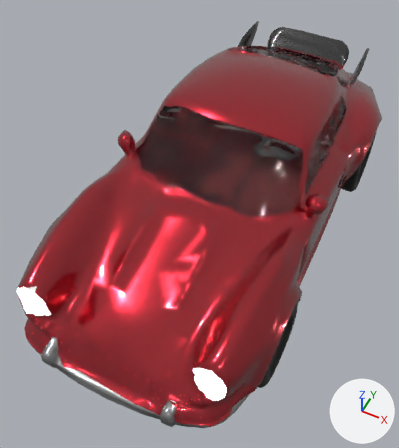
The glTF model public/car_model.glb as it was, and as the next commit left it.
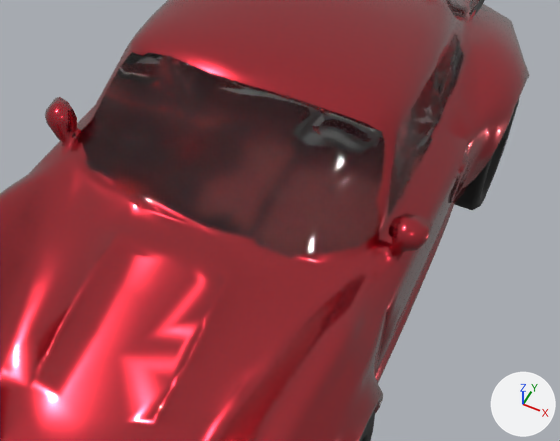
The first picture shows the older version from a 50 mm camera at (1.84, -4.67, 5.59) aimed at (-0.16, -0.67, 0.59). The close-ups show both versions on the part from 23% to 100% of the width and 17% to 71% of the height of that picture; other places that the commit changed are outside them. The lights are fixed; the arrows at lower right show +X, +Y and +Z. Where no turn or scale is listed for an object, it has been applied to the vertices. Vertices at the same position are counted once.

The older version as bpy lines, for what is in view:
```python
me_geometry_0_010 = bpy.data.meshes.new('geometry_0.010')
me_geometry_0_010.from_pydata(...)  # 1891 vertices, 3572 faces; spans x -1.35..1.33, y -2.16..2.1, z -0.7..0.33
# faces by material slot: [3371, 88, 113]
me_geometry_0_010.materials.append(mat_wheels)  # black #000000
me_geometry_0_010.materials.append(mat_body)  # red #b11226
me_geometry_0_010.materials.append(mat_all)  # white #ffffff
me_geometry_0_012 = bpy.data.meshes.new('geometry_0.012')
me_geometry_0_012.from_pydata(...)  # 313 vertices, 461 faces; spans x -1.03..1.0, y -0.92..2.16, z 0.54..1.17
# faces by material slot: [442, 19]
me_geometry_0_012.materials.append(mat_windows_1)  # light grey #cccccc
me_geometry_0_012.materials.append(mat_body)  # red #b11226
me_geometry_0_013 = bpy.data.meshes.new('geometry_0.013')
me_geometry_0_013.from_pydata(...)  # 4308 vertices, 7946 faces; spans x -1.37..1.36, y -2.88..3.07, z -0.54..1.26
# faces by material slot: [167, 44, 20, 58, 30, 137, 6979, 511]
me_geometry_0_013.materials.append(mat_wheels)  # black #000000
me_geometry_0_013.materials.append(mat_windows_1)  # light grey #cccccc
me_geometry_0_013.materials.append(mat_frontlamps)  # white #e7e7e7
me_geometry_0_013.materials.append(mat_backlamps)  # red #ff0012
me_geometry_0_013.materials.append(mat_spoiler)  # black #151515
me_geometry_0_013.materials.append(mat_metal_elements)  # grey #9a9a9a
me_geometry_0_013.materials.append(mat_body)  # red #b11226
me_geometry_0_013.materials.append(mat_all)  # white #ffffff
ob_body = bpy.data.objects.new('body', me_geometry_0_013)
ob_body.location = (0.002, -0.11, 0.765)
ob_wheels = bpy.data.objects.new('wheels', me_geometry_0_010)
ob_wheels.location = (0.002, -0.11, 0.765)
ob_windows_1 = bpy.data.objects.new('windows_1', me_geometry_0_012)
ob_windows_1.location = (0.002, -0.11, 0.765)
```
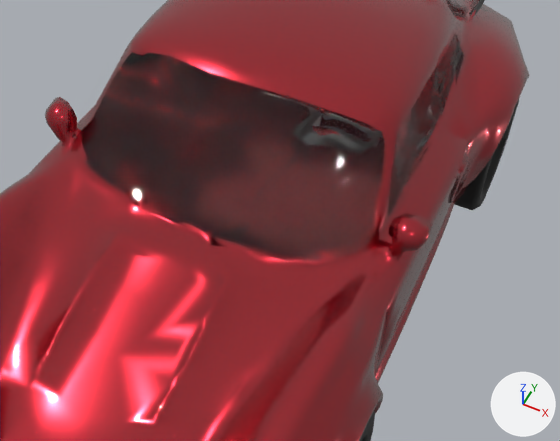
Boxes [x1, y1, x2, y2] around the edits, measured in the close-ups (560 x 441 px; the box of a moved part takes in the faces that stretch with it):
```json
{"object": "windows_1", "change": "reshaped", "before": [82, 34, 464, 254], "after": [82, 34, 464, 262]}
{"part": 1, "of": "me_geometry_0_013", "change": "moved or reshaped", "after": [214, 242, 287, 257], "on screen": "not visible before"}
{"part": 2, "of": "me_geometry_0_013", "change": "moved or reshaped", "before": [112, 185, 327, 305], "after": [114, 186, 319, 305]}
{"part": 3, "of": "me_geometry_0_013", "change": "recoloured", "before": [77, 73, 456, 227], "after": [77, 73, 456, 227]}
{"part": 4, "of": "me_geometry_0_012", "change": "moved or reshaped", "before": [91, 89, 377, 254], "after": [91, 89, 378, 262]}
```

Edits to the scene script, one JSON object a line:
```json
{"block": "me_geometry_0_013", "where": "# used by ob_body; location = (0.002, -0.11, 0.765)"}
{"op": "remove", "block": "me_geometry_0_013", "code": "me_geometry_0_013.from_pydata(...)  # 4308 vertices, 7946 faces; spans x -1.37..1.36, y -2.88..3.07, z -0.54..1.26"}
{"op": "remove", "block": "me_geometry_0_013", "code": "me_geometry_0_013.materials.append(mat_wheels)  # black #000000"}
{"op": "remove", "block": "me_geometry_0_013", "code": "me_geometry_0_013.materials.append(mat_frontlamps)  # white #e7e7e7"}
{"op": "remove", "block": "me_geometry_0_013", "code": "me_geometry_0_013.materials.append(mat_backlamps)  # red #ff0012"}
{"op": "remove", "block": "me_geometry_0_013", "code": "me_geometry_0_013.materials.append(mat_spoiler)  # black #151515"}
{"op": "remove", "block": "me_geometry_0_013", "code": "me_geometry_0_013.materials.append(mat_metal_elements)  # grey #9a9a9a"}
{"op": "remove", "block": "me_geometry_0_013", "code": "me_geometry_0_013.materials.append(mat_all)  # white #ffffff"}
{"op": "add", "block": "me_geometry_0_013", "code": "me_geometry_0_013.from_pydata(...)  # 4286 vertices, 7880 faces; spans x -1.37..1.36, y -2.88..3.07, z -0.56..1.26"}
{"block": "me_geometry_0_013", "change": "me_geometry_0_013 part 1: 29 vertices moved from x -1.11..0.66, y -1.14..0.22, z -0.49..-0.47 to x -1.11..0.51, y -1.27..0.21, z -0.56..-0.47"}
{"block": "me_geometry_0_013", "change": "me_geometry_0_013 part 2: 24 vertices moved from x -0.38..0.66, y -1.01..-0.82, z 0.57..0.66 to x -0.38..0.66, y -1.03..-0.83, z 0.56..0.65; 3 vertices removed from x -0.28..-0.11, y -0.91..-0.85, z 0.63..0.65; 3 vertices added at x -0.28..-0.11, y -0.94..-0.89, z 0.62..0.65"}
{"block": "me_geometry_0_013", "change": "me_geometry_0_013 part 3: 44 faces spanning x -1.03..1.0, y -0.93..2.15, z 0.55..1.07 switch from mat_windows_1 (light grey #cccccc) to mat_body (red #b11226)"}
{"block": "me_geometry_0_012", "where": "# used by ob_windows_1; location = (0.002, -0.11, 0.765)"}
{"op": "remove", "block": "me_geometry_0_012", "code": "me_geometry_0_012.from_pydata(...)  # 313 vertices, 461 faces; spans x -1.03..1.0, y -0.92..2.16, z 0.54..1.17"}
{"op": "add", "block": "me_geometry_0_012", "code": "me_geometry_0_012.from_pydata(...)  # 318 vertices, 461 faces; spans x -1.03..1.0, y -0.96..2.16, z 0.54..1.17"}
{"block": "me_geometry_0_012", "change": "me_geometry_0_012 part 4: 34 vertices moved from x -0.72..0.94, y -0.92..-0.48, z 0.62..0.83 to x -0.73..0.98, y -0.96..-0.5, z 0.57..0.79"}
```
